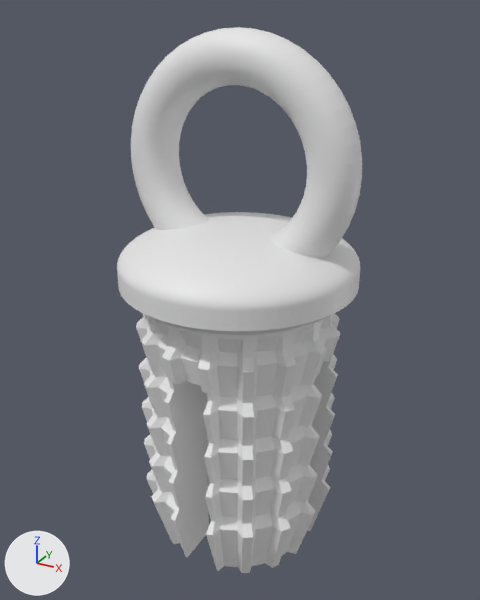
A saved change to the Blender file home/embout-balai.blend.
Before and after are seen from a camera (50 mm lens) standing at (3.15, -5.71, 5.81) and looking at (-0.01, 0.05, 2.93). The lights are fixed; the arrows at lower left show +X, +Y and +Z. The first picture is the older version.

Script lines for the objects in view, before the commit:
```python
ob_anneau = bpy.data.objects.new('anneau', me_torus_002)
ob_anneau.location = (0.0, 0.0, 4.4)
ob_anneau.rotation_euler = (1.571, 0.0, 0.0)  # degrees (90, 0, 0)
ob_cap = bpy.data.objects.new('cap', me_sphere_001)
ob_cap.location = (0.0, 0.0, 3.2)
ob_cap.rotation_euler = (3.142, 0.0, 1.571)  # degrees (180, 0, 90)
ob_cap.scale = (1.0, 1.0, 0.3)
ob_cube_cutter_1 = bpy.data.objects.new('cube-cutter-1', me_cube)
ob_cube_cutter_1.location = (0.0, 0.0, -0.5)
ob_cube_cutter_1.scale = (0.6, 0.6, 0.6)
ob_cube_cutter_2 = bpy.data.objects.new('cube-cutter-2', me_cube_001)
ob_cube_cutter_2.location = (0.0, 0.0, -0.5)
ob_cube_cutter_2.rotation_euler = (0.0, 0.0, -1.571)  # degrees (0, 0, -90)
ob_cube_cutter_2.scale = (0.6, 0.6, 0.6)
ob_embout = bpy.data.objects.new('embout', me_circle)
ob_embout.location = (0.0, 0.0, 0.0)
```
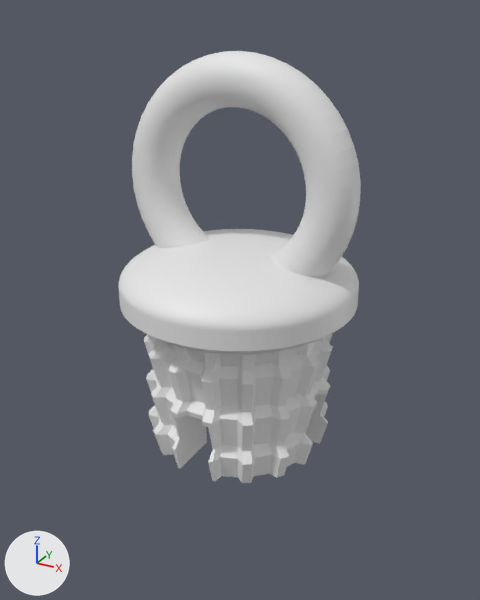
Commit message: Shortens the accessory.

ob_cap is not drawn itself; it is used by a modifier of ob_embout.
ob_anneau is not drawn itself; it is used by a modifier of ob_embout.
ob_cube_cutter_1 is not drawn itself; it is used by a modifier of ob_embout.
ob_cube_cutter_2 is not drawn itself; it is used by a modifier of ob_embout.

What differs and where, as boxes [x1, y1, x2, y2] in the pictures (480 x 600 px):
'embout', rescaled, modifiers changed, moved (21% shorter): before [117, 27, 362, 573]; after [118, 51, 361, 483]

Diff of the bpy script that builds the scene:
```diff
--- a/home/embout-balai.blend.py
+++ b/home/embout-balai.blend.py
@@ me_cube_002 @@
+me_cube_002.from_pydata(...)  # a box spanning x -1.0..1.0, y -1.0..1.0, z -1.0..1.0
@@ ob_embout @@
 ob_embout.location = (0.0, 0.0, 0.0)
+ob_embout.scale = (0.935, 0.935, 0.935)
 _m = ob_embout.modifiers.new('Boolean', 'BOOLEAN')
@@ ob_embout @@
 _m = ob_embout.modifiers.new('Boolean.004', 'BOOLEAN')
 _m.object = ob_cylinder_cutter
+_m = ob_embout.modifiers.new('Boolean.005', 'BOOLEAN')
+_m.object = ob_bottom_cutter
@@ ob_cap @@
 ob_cap = bpy.data.objects.new('cap', me_sphere_001)
-ob_cap.location = (0.0, 0.0, 3.2)
+ob_cap.location = (0.0, 0.0, 3.0)
 ob_cap.rotation_euler = (3.142, 0.0, 1.571)  # degrees (180, 0, 90)
@@ ob_anneau @@
 ob_anneau = bpy.data.objects.new('anneau', me_torus_002)
-ob_anneau.location = (0.0, 0.0, 4.4)
+ob_anneau.location = (0.0, 0.0, 4.2)
 ob_anneau.rotation_euler = (1.571, 0.0, 0.0)  # degrees (90, 0, 0)
@@ ob_cube_cutter_1 @@
 ob_cube_cutter_1 = bpy.data.objects.new('cube-cutter-1', me_cube)
-ob_cube_cutter_1.location = (0.0, 0.0, -0.5)
+ob_cube_cutter_1.location = (0.0, 0.0, -0.9)
 ob_cube_cutter_1.scale = (0.6, 0.6, 0.6)
@@ ob_cube_cutter_2 @@
 ob_cube_cutter_2 = bpy.data.objects.new('cube-cutter-2', me_cube_001)
-ob_cube_cutter_2.location = (0.0, 0.0, -0.5)
+ob_cube_cutter_2.location = (0.0, 0.0, -0.9)
 ob_cube_cutter_2.rotation_euler = (0.0, 0.0, -1.571)  # degrees (0, 0, -90)
@@ ob_bottom_cutter @@
+ob_bottom_cutter = bpy.data.objects.new('bottom-cutter', me_cube_002)
+ob_bottom_cutter.location = (0.0, 0.0, 0.0)
+ob_bottom_cutter.rotation_euler = (1.571, 0.0, 0.0)  # degrees (90, 0, 0)
+ob_bottom_cutter.scale = (1.3, 1.3, 1.3)
+ob_bottom_cutter.hide_set(True)  # its collection is switched off
```
